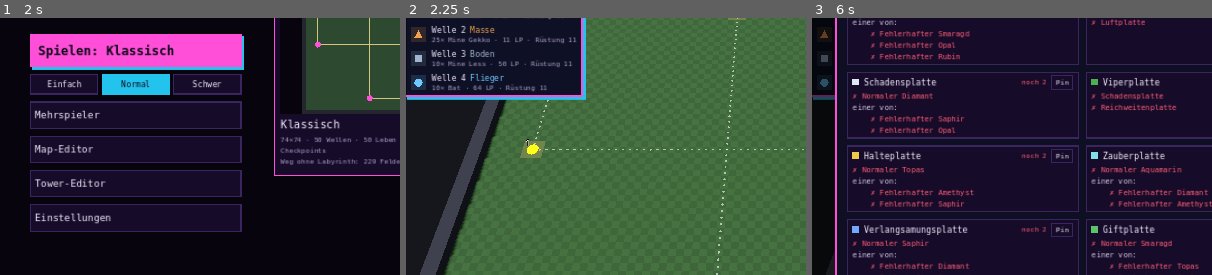
Above: before the commit, frames 1-3 (left to right).
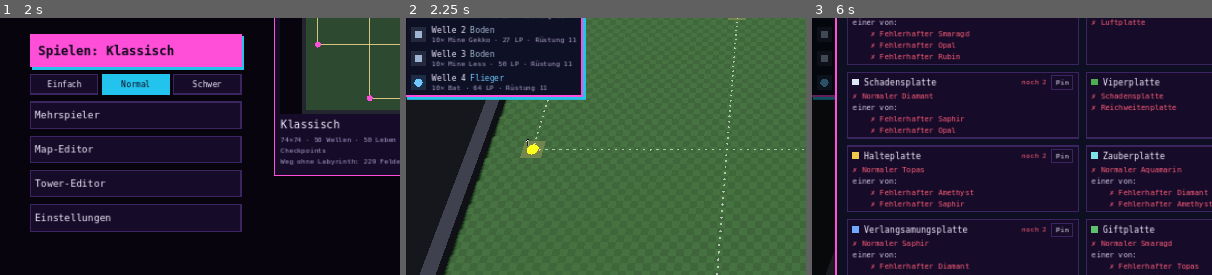
Above: after the commit, the same moments.

Repository: Tulkor/GemTD
Game: Godot game, scene res://scenes/main_menu.tscn
Two runs of this game, one before a commit and one after it. Both use one fixed random seed, a clock stepped at 60 frames per second and the inputs below.
Inputs:
- Up to frame 1 (2 s): click "Normal" at 0.5 s; click "Normal" at 1.25 s
- Up to frame 2 (2.25 s): click "Spielen: Klassisch" at 2 s
- Up to frame 3 (6 s): click "1x" at 2.75 s; click "2x" at 3.5 s; click "4x" at 4.25 s; click "Debug" at 5 s; click "Rezepte" at 5.75 s
The pictures show only the part of the screen within x 1-51%, y 20-70%; the shares and areas given below are measured in that part.

Frame 1 is identical in both runs. In frame 2, 0.2% of the frame differs, in the area x 2-26%, y 3-10%; in frame 3, less than 0.1%.

Commit message:
Massenwellen erst ab Welle 10 (10, 14 … 46)
Co-Authored-By: Claude Opus 5.5 (1M context) <noreply@anthropic.com>
Claude-Session: https://claude.ai/code/session_01TQZfqhkrKha1HFCsvak4Bp

Diff:
--- a/data/waves/classic.json
+++ b/data/waves/classic.json
@@ -15,13 +15,8 @@
 			"groups": [
 				{
 					"enemy": "mine_gekko",
-					"count": 25,
-					"interval": 0.64,
-					"hp": 12,
-					"bounty": 0.4,
-					"damage": 1,
-					"shape": "pyramid",
-					"size": 0.8
+					"count": 10,
+					"interval": 1.61
 				}
 			]
 		},
@@ -56,13 +51,8 @@
 			"groups": [
 				{
 					"enemy": "bigger_rockmen",
-					"count": 25,
-					"interval": 0.64,
-					"hp": 48,
-					"bounty": 0.8,
-					"damage": 1,
-					"shape": "pyramid",
-					"size": 0.8
+					"count": 10,
+					"interval": 1.61
 				}
 			]
 		},
--- a/tests/smoke_test.gd
+++ b/tests/smoke_test.gd
@@ -23,7 +23,7 @@
 	for w in Database.wave_sets.get("classic", {}).get("waves", []):
 		var k: String = load("res://scripts/game/game.gd").wave_type(w)
 		kinds[k] = kinds.get(k, 0) + 1
-	check(kinds.get("Masse", 0) >= 10 and kinds.get("Flieger", 0) >= 10 and kinds.get("Boss", 0) >= 1 and kinds.get("Boden", 0) >= 10,
+	check(kinds.get("Masse", 0) >= 8 and kinds.get("Flieger", 0) >= 10 and kinds.get("Boss", 0) >= 1 and kinds.get("Boden", 0) >= 10,
 		"alle vier Wellentypen kommen vor: %s" % [kinds])
 
 	for m in Database.list_maps():
Not shown, changed: README.md
